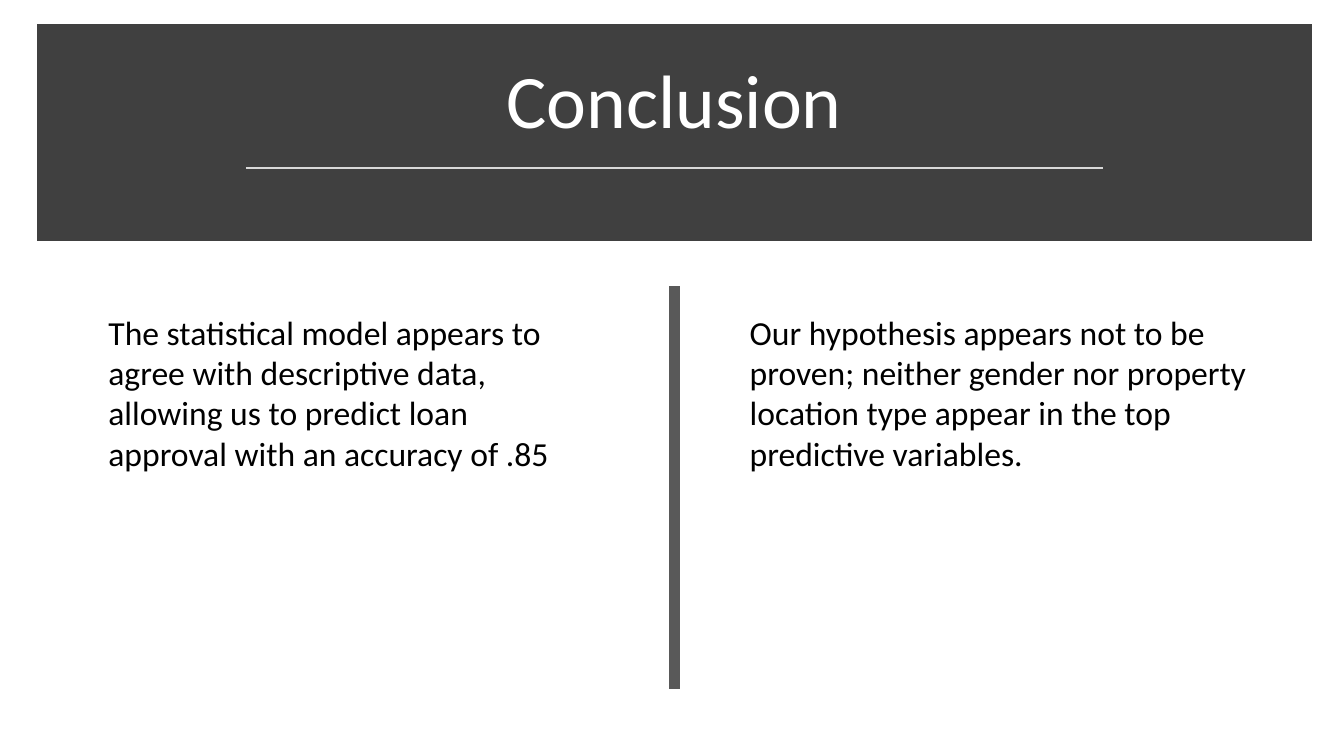
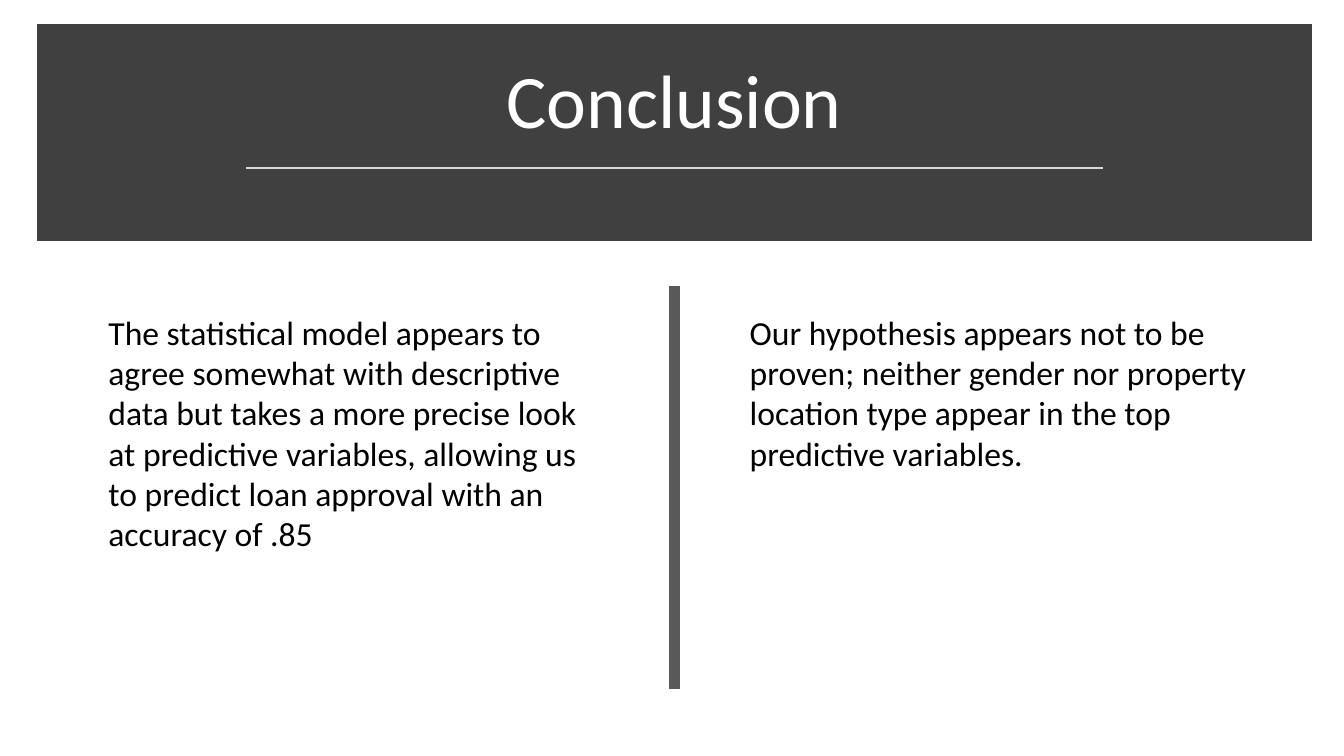
Before and after one commit to diazdez/Project-3, a slide deck: slide 11 of Loan approval project 3.pptx (slide 10 before the commit). Drawn at 1344x756 pixels with LibreOffice and Linux fonts; fonts in the diff are those of the drawing. Boxes give left, top, right and bottom in pixels: in the first picture for what was removed or moved away, otherwise in the second. Text is boxed around its words. In the diff, an @@ line names an element or a change of style, - is before the commit and + after.

```diff
--- a/Loan approval project 3.pptx
+++ b/Loan approval project 3.pptx
@@ text at [108,321,576,552]: text changed @@
-The statistical model appears to agree with descriptive data, allowing us to predict loan approval with an accuracy of .85
+The statistical model appears to agree somewhat with descriptive data but takes a more precise look at predictive variables, allowing us to predict loan approval with an accuracy of .85
```
Also in this commit, not shown: 3 other slides changed, 2 slides added, 1 slide removed, 4 other files.
